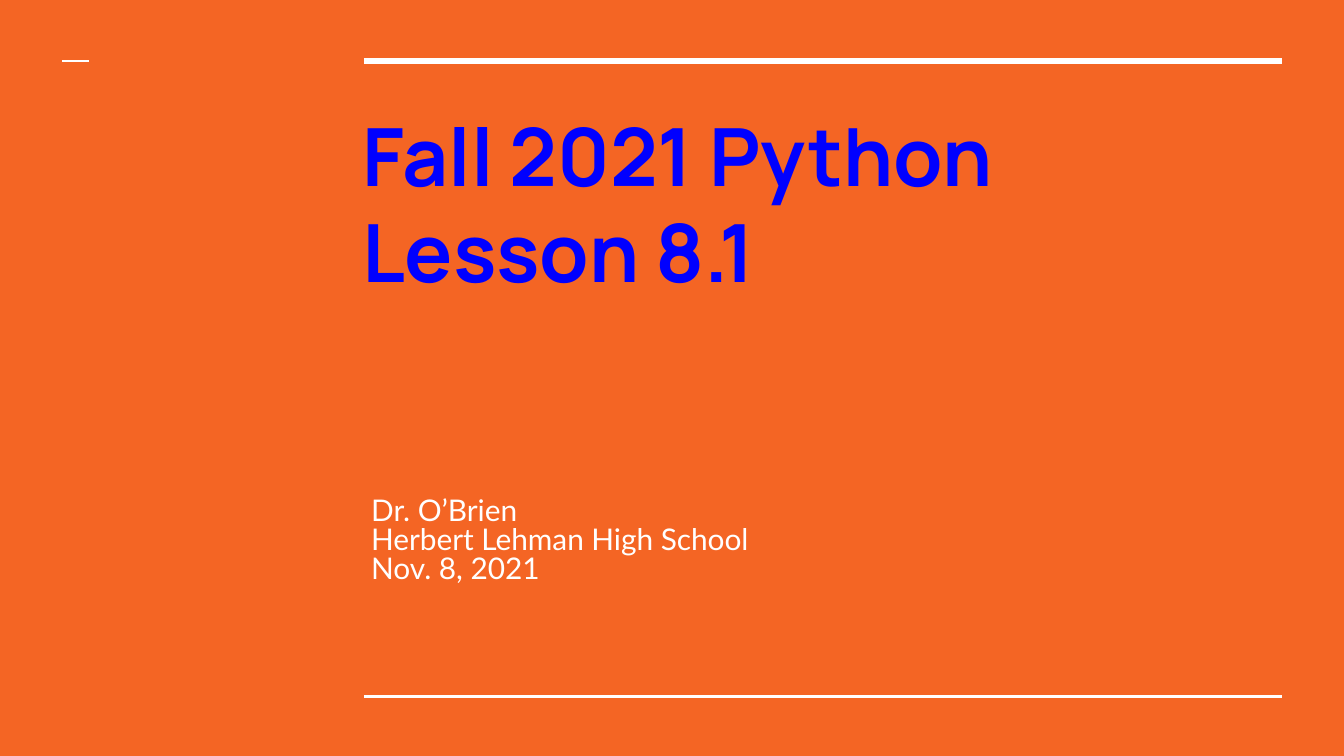
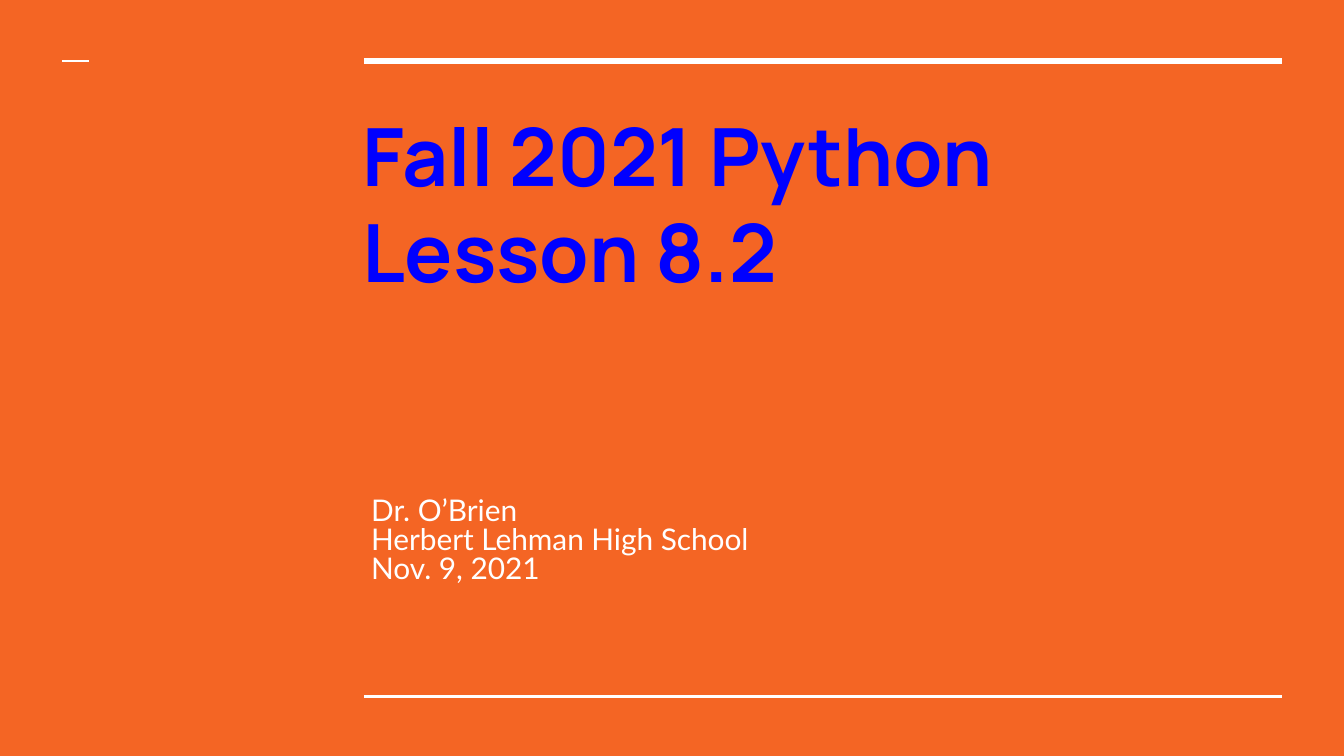
Before and after one commit to cobrien87/work, a slide deck: slide 1 of print/lesson_81_python.pptx. Drawn at 1344x756 pixels with LibreOffice and Linux fonts; fonts in the diff are those of the drawing; background and template pictures are left out. Boxes give left, top, right and bottom in pixels: in the first picture for what was removed or moved away, otherwise in the second. Text is boxed around its words. In the diff, an @@ line names an element or a change of style, - is before the commit and + after.

Commit message:
pptx

```diff
--- a/print/lesson_81_python.pptx
+++ b/print/lesson_81_python.pptx
@@ title at (362, 223, 777, 284): text changed @@
-Lesson 8.1
+Lesson 8.2
@@ subtitle at (371, 557, 540, 583): text changed @@
-Nov. 8, 2021
+Nov. 9, 2021
```
Also in this commit, not shown: 4 other slides changed, 9 other files.
